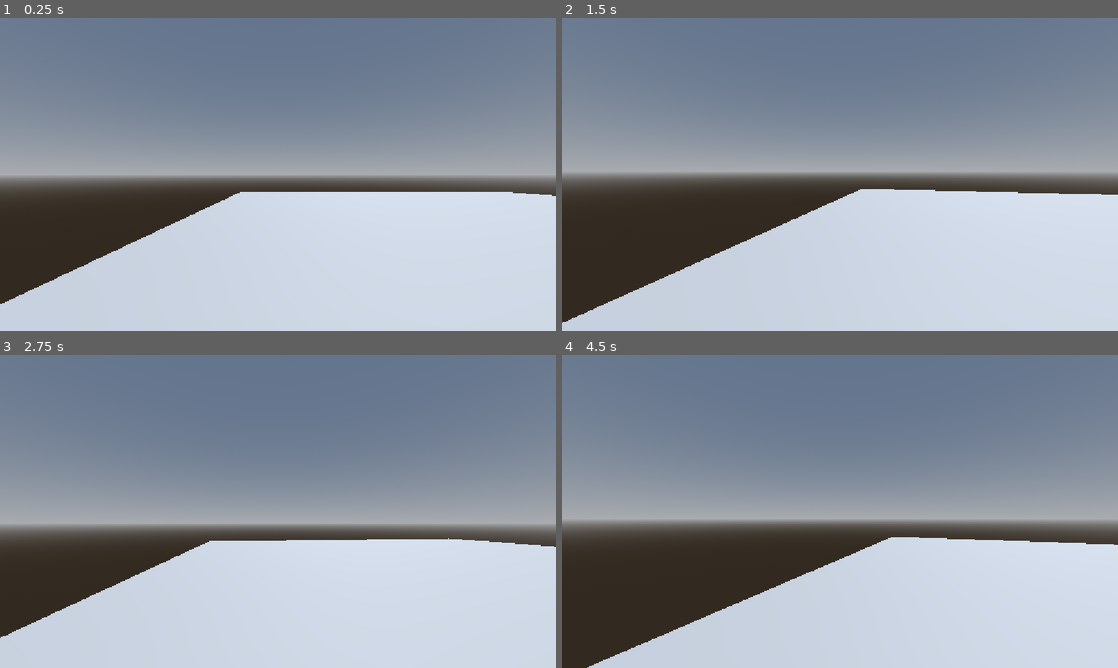
Above: before the commit, frames 1-4 (two rows, left to right).
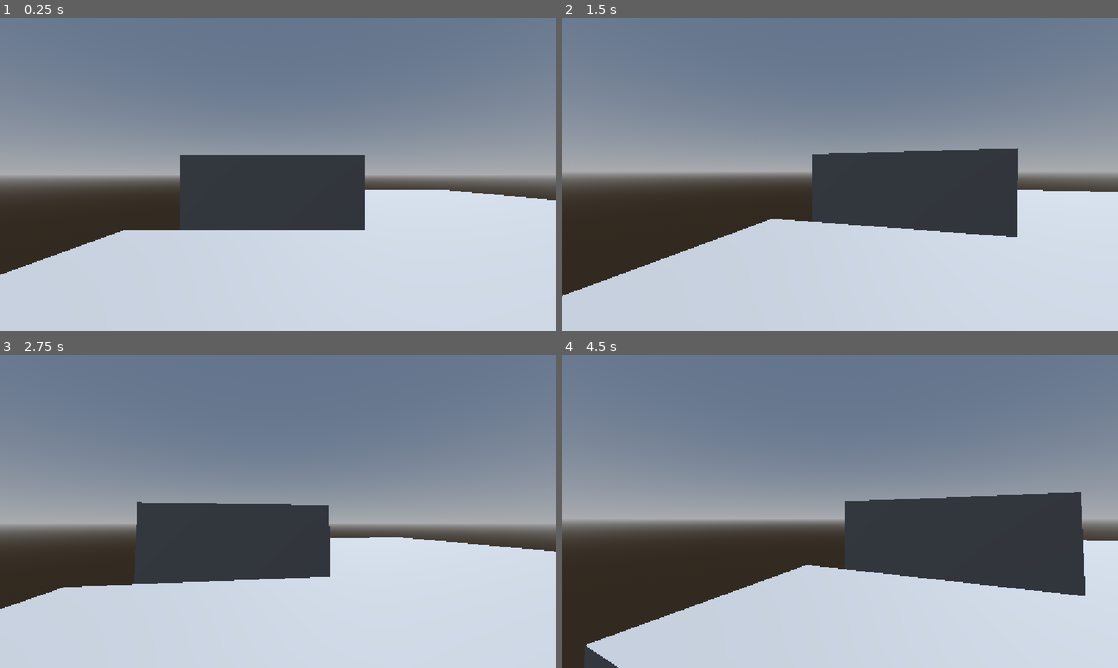
Above: after the commit, the same moments.

Repository: ShadowFlame-EthanG/comfy_autumn_jam_2026
Game: Godot game, scene res://Scenes/diner.tscn
Two runs of this game, one before a commit and one after it. Both use one fixed random seed, a clock stepped at 60 frames per second and the inputs below.
Inputs (mouse positions are in pixels of both pictures, inside the frame that each line leads up to):
- Up to frame 1 (0.25 s): no input
- Up to frame 2 (1.5 s): tap Enter at 0.5 s; move the mouse to (867, 174) at 0.52 s; tap Space at 1.25 s; move the mouse to (812, 174) at 1.27 s
- Up to frame 3 (2.75 s): tap Enter at 2 s; move the mouse to (289, 505) at 2.02 s
- Up to frame 4 (4.5 s): tap Space at 2.75, 4.25 s; move the mouse to (834, 517) at 2.77 s; tap Enter at 3.5 s; move the mouse to (878, 514) at 3.52 s; move the mouse to (795, 508) at 4.27 s

The runs differ from the first frame. In frame 1, 9.3% of the frame differs, in the area x 0-100%, y 43-92%; in frame 2, 11%; in frame 3, 9.2%; in frame 4, 13%, in the area x 4-100%, y 43-100%.

Commit message:
Booths of diner getting setup!

Diff:
--- a/comfy-autumn-jam-noire/Scenes/diner.tscn
+++ b/comfy-autumn-jam-noire/Scenes/diner.tscn
@@ -14,7 +14,7 @@
 sky = SubResource("Sky_lwn67")
 
 [sub_resource type="PlaneMesh" id="PlaneMesh_pb32r"]
-size = Vector2(25, 25)
+size = Vector2(20, 25)
 
 [node name="Diner" type="Node3D" unique_id=1599357620]
 
@@ -29,18 +29,138 @@
 mesh = SubResource("PlaneMesh_pb32r")
 
 [node name="Player" parent="." unique_id=1787083053 instance=ExtResource("1_2p1rj")]
-transform = Transform3D(1, 0, 0, 0, 1, 0, 0, 0, 1, -8.985661, 0.97501385, 6.812578)
+transform = Transform3D(1, 0, 0, 0, 1, 0, 0, 0, 1, -7.7273073, 0.97501385, 9.792202)
 
 [node name="DinerObjects" type="Node3D" parent="." unique_id=1725515699]
+transform = Transform3D(1, 0, 0, 0, 1, 0, 0, 0, 1, 1.2583532, 0, 2.6416225)
 
-[node name="CSGCombiner3D" type="CSGCombiner3D" parent="DinerObjects" unique_id=136111254]
+[node name="Booth" type="Node3D" parent="DinerObjects" unique_id=1695970098]
 
-[node name="CSGBox3D" type="CSGBox3D" parent="DinerObjects/CSGCombiner3D" unique_id=2026783698]
-transform = Transform3D(1, 0, 0, 0, 1, 0, 0, 0, 1, -9.054483, 1.056339, 8.1142025)
-size = Vector3(3.0544434, 2.8862915, 1)
+[node name="Chair1" type="CSGCombiner3D" parent="DinerObjects/Booth" unique_id=136111254]
 
-[node name="CSGBox3D2" type="CSGBox3D" parent="DinerObjects/CSGCombiner3D" unique_id=1281190227]
-transform = Transform3D(1, 0, 0, 0, 1, 0, 0, 0, 1, -9.054769, 0.11195731, 6.9326754)
+[node name="CSGBox3D" type="CSGBox3D" parent="DinerObjects/Booth/Chair1" unique_id=2026783698]
+transform = Transform3D(0.9, 0, 0, 0, 0.9, 0, 0, 0, 0.9, -9.054483, 0.8921392, 7.9350033)
+size = Vector3(3.0544434, 2.5578918, 0.64160156)
+
+[node name="CSGBox3D2" type="CSGBox3D" parent="DinerObjects/Booth/Chair1" unique_id=1281190227]
+transform = Transform3D(0.9, 0, 0, 0, 0.9, 0, 0, 0, 0.9, -9.054769, 0.11195731, 6.9326754)
 size = Vector3(3.0544434, 0.8119583, 1.6533203)
 
+[node name="Chair2" type="CSGCombiner3D" parent="DinerObjects/Booth" unique_id=416963982]
+transform = Transform3D(-1, 0, -8.742278e-08, 0, 1, 0, 8.742278e-08, 0, -1, -18.12233, -4.7683716e-07, 9.521378)
+
+[node name="CSGBox3D" type="CSGBox3D" parent="DinerObjects/Booth/Chair2" unique_id=848520556]
+transform = Transform3D(0.9, 0, 0, 0, 0.9, 0, 0, 0, 0.9, -9.054474, 0.8320806, 5.9855995)
+size = Vector3(3.0544434, 2.4377747, 0.5958252)
+
+[node name="CSGBox3D2" type="CSGBox3D" parent="DinerObjects/Booth/Chair2" unique_id=220059432]
+transform = Transform3D(0.9, 0, 0, 0, 0.9, 0, 0, 0, 0.9, -9.054766, 0.11195731, 5.0061593)
+size = Vector3(3.0544434, 0.8119583, 1.6533203)
+
+[node name="Table" type="CSGCombiner3D" parent="DinerObjects/Booth" unique_id=1485706646]
+transform = Transform3D(0.9, 0, 0, 0, 0.9, 0, 0, 0, 0.9, -9.137032, 0, 4.941712)
+
+[node name="CSGBox3D" type="CSGBox3D" parent="DinerObjects/Booth/Table" unique_id=1069094332]
+transform = Transform3D(1, 0, 0, 0, 1, 0, 0, 0, 1, 0.032043457, 1.1260978, 0.73929405)
+size = Vector3(3.206665, 0.1463623, 1.9463484)
+
+[node name="DinerObjects2" type="Node3D" parent="." unique_id=658553108]
+transform = Transform3D(1, 0, 0, 0, 1, 0, 0, 0, 1, 1.2583532, 0, -3.561451)
+
+[node name="Booth" type="Node3D" parent="DinerObjects2" unique_id=1834944655]
+
+[node name="Chair1" type="CSGCombiner3D" parent="DinerObjects2/Booth" unique_id=1693998913]
+
+[node name="CSGBox3D" type="CSGBox3D" parent="DinerObjects2/Booth/Chair1" unique_id=208971020]
+transform = Transform3D(0.9, 0, 0, 0, 0.9, 0, 0, 0, 0.9, -9.054483, 0.8921392, 7.9350033)
+size = Vector3(3.0544434, 2.5578918, 0.64160156)
+
+[node name="CSGBox3D2" type="CSGBox3D" parent="DinerObjects2/Booth/Chair1" unique_id=429160034]
+transform = Transform3D(0.9, 0, 0, 0, 0.9, 0, 0, 0, 0.9, -9.054769, 0.11195731, 6.9326754)
+size = Vector3(3.0544434, 0.8119583, 1.6533203)
+
+[node name="Chair2" type="CSGCombiner3D" parent="DinerObjects2/Booth" unique_id=1264526098]
+transform = Transform3D(-1, 0, -8.742278e-08, 0, 1, 0, 8.742278e-08, 0, -1, -18.12233, -4.7683716e-07, 9.521378)
+
+[node name="CSGBox3D" type="CSGBox3D" parent="DinerObjects2/Booth/Chair2" unique_id=1327464219]
+transform = Transform3D(0.9, 0, 0, 0, 0.9, 0, 0, 0, 0.9, -9.054474, 0.8320806, 5.9855995)
+size = Vector3(3.0544434, 2.4377747, 0.5958252)
+
+[node name="CSGBox3D2" type="CSGBox3D" parent="DinerObjects2/Booth/Chair2" unique_id=1624054607]
+transform = Transform3D(0.9, 0, 0, 0, 0.9, 0, 0, 0, 0.9, -9.054766, 0.11195731, 5.0061593)
+size = Vector3(3.0544434, 0.8119583, 1.6533203)
+
+[node name="Table" type="CSGCombiner3D" parent="DinerObjects2/Booth" unique_id=234285717]
+transform = Transform3D(0.9, 0, 0, 0, 0.9, 0, 0, 0, 0.9, -9.137032, 0, 4.941712)
+
+[node name="CSGBox3D" type="CSGBox3D" parent="DinerObjects2/Booth/Table" unique_id=1299368329]
+transform = Transform3D(1, 0, 0, 0, 1, 0, 0, 0, 1, 0.032043457, 1.1260978, 0.73929405)
+size = Vector3(3.206665, 0.1463623, 1.9463484)
+
+[node name="DinerObjects3" type="Node3D" parent="." unique_id=1767234546]
+transform = Transform3D(1, 0, 0, 0, 1, 0, 0, 0, 1, 1.2583532, 0, -9.218214)
+
+[node name="Booth" type="Node3D" parent="DinerObjects3" unique_id=1562657481]
+
+[node name="Chair1" type="CSGCombiner3D" parent="DinerObjects3/Booth" unique_id=452401363]
+
+[node name="CSGBox3D" type="CSGBox3D" parent="DinerObjects3/Booth/Chair1" unique_id=7495]
+transform = Transform3D(0.9, 0, 0, 0, 0.9, 0, 0, 0, 0.9, -9.054483, 0.8921392, 7.9350033)
+size = Vector3(3.0544434, 2.5578918, 0.64160156)
+
+[node name="CSGBox3D2" type="CSGBox3D" parent="DinerObjects3/Booth/Chair1" unique_id=713935984]
+transform = Transform3D(0.9, 0, 0, 0, 0.9, 0, 0, 0, 0.9, -9.054769, 0.11195731, 6.9326754)
+size = Vector3(3.0544434, 0.8119583, 1.6533203)
+
+[node name="Chair2" type="CSGCombiner3D" parent="DinerObjects3/Booth" unique_id=975971166]
+transform = Transform3D(-1, 0, -8.742278e-08, 0, 1, 0, 8.742278e-08, 0, -1, -18.12233, -4.7683716e-07, 9.521378)
+
+[node name="CSGBox3D" type="CSGBox3D" parent="DinerObjects3/Booth/Chair2" unique_id=1311492613]
+transform = Transform3D(0.9, 0, 0, 0, 0.9, 0, 0, 0, 0.9, -9.054474, 0.8320806, 5.9855995)
+size = Vector3(3.0544434, 2.4377747, 0.5958252)
+
+[node name="CSGBox3D2" type="CSGBox3D" parent="DinerObjects3/Booth/Chair2" unique_id=1590754530]
+transform = Transform3D(0.9, 0, 0, 0, 0.9, 0, 0, 0, 0.9, -9.054766, 0.11195731, 5.0061593)
+size = Vector3(3.0544434, 0.8119583, 1.6533203)
+
+[node name="Table" type="CSGCombiner3D" parent="DinerObjects3/Booth" unique_id=1942426979]
+transform = Transform3D(0.9, 0, 0, 0, 0.9, 0, 0, 0, 0.9, -9.137032, 0, 4.941712)
+
+[node name="CSGBox3D" type="CSGBox3D" parent="DinerObjects3/Booth/Table" unique_id=690997101]
+transform = Transform3D(1, 0, 0, 0, 1, 0, 0, 0, 1, 0.032043457, 1.1260978, 0.73929405)
+size = Vector3(3.206665, 0.1463623, 1.9463484)
+
+[node name="DinerObjects4" type="Node3D" parent="." unique_id=1569703010]
+transform = Transform3D(1, 0, 0, 0, 1, 0, 0, 0, 1, 1.2583532, 0, -14.97236)
+
+[node name="Booth" type="Node3D" parent="DinerObjects4" unique_id=690447176]
+
+[node name="Chair1" type="CSGCombiner3D" parent="DinerObjects4/Booth" unique_id=1419462769]
+
+[node name="CSGBox3D" type="CSGBox3D" parent="DinerObjects4/Booth/Chair1" unique_id=718495995]
+transform = Transform3D(0.9, 0, 0, 0, 0.9, 0, 0, 0, 0.9, -9.054483, 0.8921392, 7.9350033)
+size = Vector3(3.0544434, 2.5578918, 0.64160156)
+
+[node name="CSGBox3D2" type="CSGBox3D" parent="DinerObjects4/Booth/Chair1" unique_id=204985411]
+transform = Transform3D(0.9, 0, 0, 0, 0.9, 0, 0, 0, 0.9, -9.054769, 0.11195731, 6.9326754)
+size = Vector3(3.0544434, 0.8119583, 1.6533203)
+
+[node name="Chair2" type="CSGCombiner3D" parent="DinerObjects4/Booth" unique_id=1236545290]
+transform = Transform3D(-1, 0, -8.742278e-08, 0, 1, 0, 8.742278e-08, 0, -1, -18.12233, -4.7683716e-07, 9.521378)
+
+[node name="CSGBox3D" type="CSGBox3D" parent="DinerObjects4/Booth/Chair2" unique_id=841327769]
+transform = Transform3D(0.9, 0, 0, 0, 0.9, 0, 0, 0, 0.9, -9.054474, 0.8320806, 5.9855995)
+size = Vector3(3.0544434, 2.4377747, 0.5958252)
+
+[node name="CSGBox3D2" type="CSGBox3D" parent="DinerObjects4/Booth/Chair2" unique_id=249372843]
+transform = Transform3D(0.9, 0, 0, 0, 0.9, 0, 0, 0, 0.9, -9.054766, 0.11195731, 5.0061593)
+size = Vector3(3.0544434, 0.8119583, 1.6533203)
+
+[node name="Table" type="CSGCombiner3D" parent="DinerObjects4/Booth" unique_id=1837202743]
+transform = Transform3D(0.9, 0, 0, 0, 0.9, 0, 0, 0, 0.9, -9.137032, 0, 4.941712)
+
+[node name="CSGBox3D" type="CSGBox3D" parent="DinerObjects4/Booth/Table" unique_id=2053936631]
+transform = Transform3D(1, 0, 0, 0, 1, 0, 0, 0, 1, 0.032043457, 1.1260978, 0.73929405)
+size = Vector3(3.206665, 0.1463623, 1.9463484)
+
 [editable path="Player"]
--- a/comfy-autumn-jam-noire/Scenes/player.tscn
+++ b/comfy-autumn-jam-noire/Scenes/player.tscn
@@ -18,4 +18,4 @@
 [node name="Head" type="Node3D" parent="." unique_id=1930568842]
 
 [node name="Camera3D" type="Camera3D" parent="Head" unique_id=675538514]
-transform = Transform3D(1, 0, 0, 0, 1, 0, 0, 0, 1, 0, 0.6698556, 0)
+transform = Transform3D(1, 0, 0, 0, 1, 0, 0, 0, 1, 0, 0.6698556, -0.32717776)
